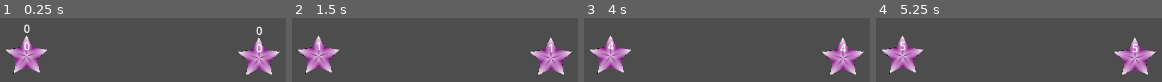
Above: before the commit, frames 1-4 (left to right).
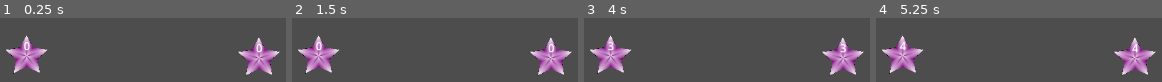
Above: after the commit, the same moments.

Repository: CollinsGamble/another_mc
Game: Godot game, scene res://battle.tscn
The game is run twice, just before and just after one commit, with the same random seed, the same clock (stepped at 60 frames per second) and the same inputs.
Inputs (mouse positions are in pixels of both pictures, inside the frame that each line leads up to):
- Up to frame 1 (0.25 s): no input
- Up to frame 2 (1.5 s): tap Enter at 0.5 s; move the mouse to (outside the picture) at 0.52 s; click (outside the picture) at 0.67 s; tap Space at 1.25 s; drag from (outside the picture) to (552, 57) at 1.27 s
- Up to frame 3 (4 s): tap Enter at 2, 3.5 s; move the mouse to (outside the picture) at 2.02 s; click (outside the picture) at 2.17 s; tap Space at 2.75 s; drag from (outside the picture) to (612, 55) at 2.77 s; move the mouse to (outside the picture) at 3.52 s; click (outside the picture) at 3.67 s
- Up to frame 4 (5.25 s): tap Space at 4.25 s; drag from (outside the picture) to (1136, 57) at 4.27 s; move the mouse to (outside the picture) at 5.02 s; click (outside the picture) at 5.17 s

The runs differ from the first frame. In frame 1, 0.4% of the frame differs, in the area x 8-92%, y 9-27%; in frame 2, 0.4%; in frame 3, 0.3%; in frame 4, 0.4%.

Commit message:
兵力选择

Diff:
--- a/battle.gd
+++ b/battle.gd
@@ -6,6 +6,11 @@
 
 var drag_start_base = null
 @onready var line = $line
+
+# 触摸和双击
+var last_click_time = 0.0
+var double_click_threshold = 0.4  # 设置双击触摸的最大时间间隔（秒）
+var click_count = 0
 
 # Called when the node enters the scene tree for the first time.
 func _ready():
@@ -28,11 +33,27 @@
 func _input(event):
     if event is InputEventMouseButton:
         if event.pressed:
-            # 检查鼠标按下的位置是否在某个 TankBase 上
-            var clicked_base = get_tank_base_under_mouse()
-            if clicked_base:
-                drag_start_base = clicked_base
-                print("Start dragging: ", drag_start_base)
+            var current_time = Time.get_ticks_msec() / 1000.0  # 获取当前时间（秒）
+            if current_time - last_click_time < double_click_threshold:
+                click_count += 1
+            else:
+                click_count = 1  # 重置点击计数
+            last_click_time = current_time
+            if click_count>2:
+                # 处理双击事件
+                var clicked_base = get_tank_base_under_mouse()
+                if clicked_base:
+                    clicked_base.selectAll()
+                    # 在这里可以实现双击后的逻辑
+                    print("Double clicked on: ", clicked_base)
+            else:
+                # 单击处理
+                var clicked_base = get_tank_base_under_mouse()
+
+                if clicked_base:
+                    clicked_base.plusAhalf()
+                    drag_start_base = clicked_base
+                    print("One Click OR Start dragging: ", drag_start_base)
         else:
             # 鼠标释放时，如果有拖动中的 TankBase
             if drag_start_base:
--- a/battle.tscn
+++ b/battle.tscn
@@ -9,9 +9,11 @@
 
 [node name="base2" parent="." instance=ExtResource("1_x23p1")]
 position = Vector2(615, 160)
+troops = -1
 
 [node name="base1" parent="." instance=ExtResource("1_x23p1")]
 position = Vector2(280, 157)
+troops = -1
 
 [node name="BattleWatch" type="Timer" parent="."]
 
--- a/tank_base.gd
+++ b/tank_base.gd
@@ -48,8 +48,8 @@
     updateDisplay()
 
 # 单击选一半
-func selectAhalf():
-    selected_troops = troops/2;
+func plusAhalf():
+    selected_troops = selected_troops + (troops-selected_troops)/2;
     updateDisplay()
 
 # 双击全选
--- a/tank_base.tscn
+++ b/tank_base.tscn
@@ -59,7 +59,6 @@
 offset_bottom = -28.0
 grow_horizontal = 2
 grow_vertical = 2
-text = "0"
 horizontal_alignment = 1
 
 [node name="Position" type="Marker2D" parent="."]
